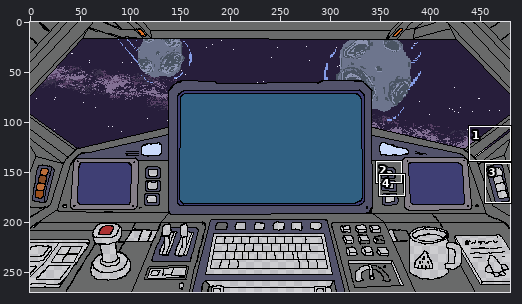
Pixel-art file, stored at Huds/Selectmodemenu/select_mode_menu.aseprite. The picture above shows the old version from afar; the outline marks the close-up.
Close-up. Before the edit:
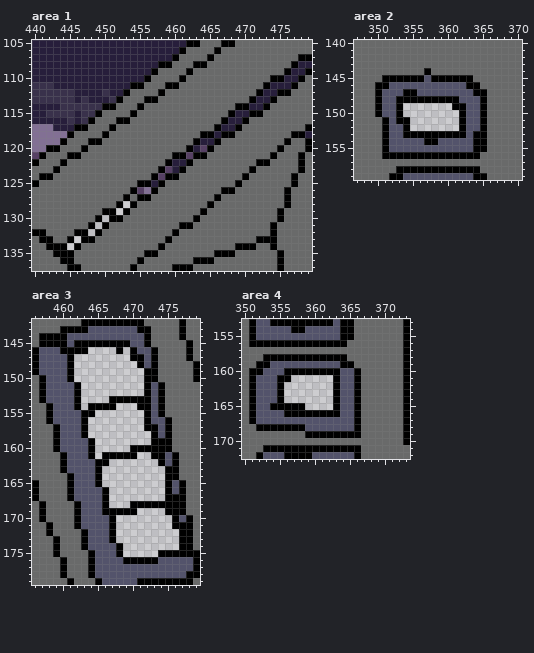
480x270 pixels, 1 frame. Shown: area 1: x 440..479, y 105..137; area 2: x 347..370, y 140..159; area 3: x 456..479, y 142..179; area 4: x 350..373, y 153..172. The commit also changed other parts of the picture, which this record leaves out.
New version:
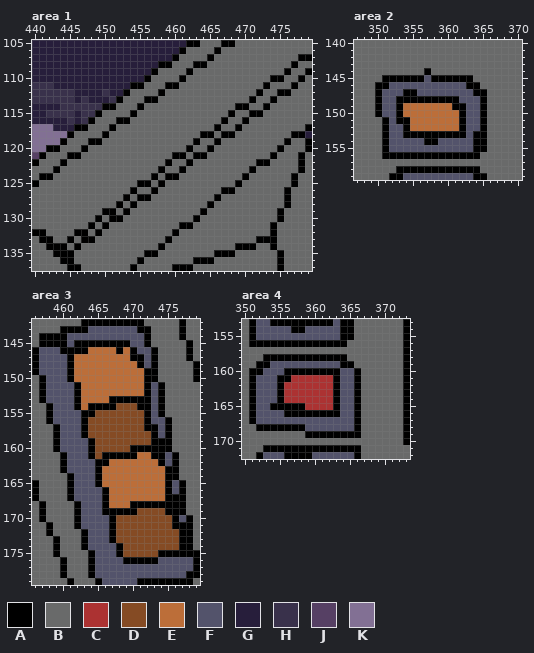
Palette (. is transparent): A #000000  B #696a6a  C #ac3232  D #854b24  E #bc6e39  F #53536b  G #271e3b  H #39314b  J #564064  K #827094
Change:
--- area 1, layer "nave"
@@ x 440..479 @@
 107 GGGGGGGGGGGGGGGGGGGGABBBBABBBBBBBBBBBBAA
-108 GGGGGGGGGGGGGGGGGGAABBBAABBBBBBBBBBBBAGG
-109 GGGGGGGGGGGGGGGGGABBBBABBBBBBBBBBBBBAGGA
-110 GGGGGGGGGGGGGGGGABBBBABBBBBBBBBBBBAAGGAB
-111 HHHGGGGGGGGGGGAABBBAABBBBBBBBBBBBAGGGABB
-112 HHHHHHGGGGHGGABBBBABBBBBBBBBBBBBAGGAABBB
-113 HHHHHHGHGGGHABBBAABBBBBBBBBBBBBAGGABBBBB
-114 GGGGHHHHHHAABBBABBBBBBBBBBBBBAAGGABBBBBB
-115 GGHHHHGHHABBBBABBBBBBBBBBBBBAGGAABBBBBBB
-116 GGGGGHGHABBBAABBBBBBBBBBBBBAGGABBBBBBBBB
-117 KKKGGGAABBBABBBBBBBBBBBBBBAGGABBBBBBBBBA
-118 KKKKKABBBBABBBBBBBBBBBBBAAGAABBBBBBBBAAG
-119 KKKKABBBAABBBBBBBBBBBBBAGGABBBBBBBBBABBA
-120 KKAABBBABBBBBBBBBBBBBBAGJABBBBBBBBBABBBA
-121 JABBBAABBBBBBBBBBBBBAAJAABBBBBBBBBABBBAB
-122 ABBBABBBBBBBBBBBBBBAGGABBBBBBBBBAABBBBAB
-123 BBBABBBBBBBBBBBBBBAJGABBBBBBBBBABBBBBBAB
-124 BAABBBBBBBBBBBBBBAJAABBBBBBBBBABBBBBBABB
-125 ABBBBBBBBBBBBBBAAGABBBBBBBBBBABBBBBBBABB
-126 BBBBBBBBBBBBBBAJKABBBBBBBBBAABBBBBBBABBB
+108 GGGGGGGGGGGGGGGGGGAABBBAABBBBBBBBBBBBABB
+109 GGGGGGGGGGGGGGGGGABBBBABBBBBBBBBBBBBABBA
+110 GGGGGGGGGGGGGGGGABBBBABBBBBBBBBBBBAABBAB
+111 HHHGGGGGGGGGGGAABBBAABBBBBBBBBBBBABBBABB
+112 HHHHHHGGGGHGGABBBBABBBBBBBBBBBBBABBAABBB
+113 HHHHHHGHGGGHABBBAABBBBBBBBBBBBBABBABBBBB
+114 GGGGHHHHHHAABBBABBBBBBBBBBBBBAABBABBBBBB
+115 GGHHHHGHHABBBBABBBBBBBBBBBBBABBAABBBBBBB
+116 GGGGGHGHABBBAABBBBBBBBBBBBBABBABBBBBBBBB
+117 KKKGGGAABBBABBBBBBBBBBBBBBABBABBBBBBBBBA
+118 KKKKKABBBBABBBBBBBBBBBBBAABAABBBBBBBBAAG
+119 KKKKABBBAABBBBBBBBBBBBBABBABBBBBBBBBABBA
+120 KKAABBBABBBBBBBBBBBBBBABBABBBBBBBBBABBBA
+121 JABBBAABBBBBBBBBBBBBAABAABBBBBBBBBABBBAB
+122 ABBBABBBBBBBBBBBBBBABBABBBBBBBBBAABBBBAB
+123 BBBABBBBBBBBBBBBBBABBABBBBBBBBBABBBBBBAB
+124 BAABBBBBBBBBBBBBBABAABBBBBBBBBABBBBBBABB
+125 ABBBBBBBBBBBBBBAABABBBBBBBBBBABBBBBBBABB
+126 BBBBBBBBBBBBBBABBABBBBBBBBBAABBBBBBBABBB
 127 BBBBBBBBBBBBBABAABBBBBBBBBABBBBBBBBBABBB
-128 BBBBBBBBBBBBA.ABBBBBBBBBBABBBBBBBBBBABBB
-129 BBBBBBBBBBAA.ABBBBBBBBBBABBBBBBBBBBABBBB
-130 BBBBBBBBBA.AABBBBBBBBBBABBBBBBBBBBBABBBB
-131 BBBBBBBBA.ABBBBBBBBBBAABBBBBBBBBBBABBBBB
-132 AABBBBAA.ABBBBBBBBBBABBBBBBBBBBBBBABBBBB
-133 BAABBA.AABBBBBBBBBBABBBBBBBBBBBBAAABBBBB
-134 BBAAA.ABBBBBBBBBBBABBBBBBBBBBAAABBABBBBB
+128 BBBBBBBBBBBBABABBBBBBBBBBABBBBBBBBBBABBB
+129 BBBBBBBBBBAABABBBBBBBBBBABBBBBBBBBBABBBB
+130 BBBBBBBBBABAABBBBBBBBBBABBBBBBBBBBBABBBB
+131 BBBBBBBBABABBBBBBBBBBAABBBBBBBBBBBABBBBB
+132 AABBBBAABABBBBBBBBBBABBBBBBBBBBBBBABBBBB
+133 BAABBABAABBBBBBBBBBABBBBBBBBBBBBAAABBBBB
+134 BBAAABABBBBBBBBBBBABBBBBBBBBBAAABBABBBBB
 135 BBBAAABBBBBBBBBBAABBBBBBBBAAABBBBBBABBBB
--- area 2, layer "nave"
@@ x 352..363 @@
 148 FAAAAAAAAAFF
-149 FA.......AAF
-150 FA........AF
-151 FAA.......AF
-152 FFA.......AF
+149 FAEEEEEEEAAF
+150 FAEEEEEEEEAF
+151 FAAEEEEEEEAF
+152 FFAEEEEEEEAF
 153 FFAAAAAAAAAF
--- area 3, layer "nave"
@@ x 456..479 @@
 145 BAAAAFAAAAAAAAFFABBBBBAB
-146 AFFFAAAA....A.AFFABBBBAB
-147 AFFFFA........AAFABBBBAB
-148 AFFFFA.........AFABBBBBA
-149 AFFFFA..........AABBBBBA
-150 BAFFFA..........AABBBBBA
-151 BAFFFFA.........AFABBBBB
-152 BAFFFFA.........AFABBBBB
-153 BAFFFFA....AAAAAAFABBBBB
-154 BBAFFFA.AAAA...AAFABBBBB
-155 BBAFFFFAA.......AFABBBBB
-156 BBAFFFFA........AFFABBBB
-157 BBBAFFFA........AAFABBBB
-158 BBBAFFFA.........AFABBBB
-159 BBBAFFFFA........AAABBBB
-160 BBBAFFFFA.....AAAAAABBBB
-161 BBBBAFFFA.AAAAA..AAFABBB
-162 BBBBAFFFFAA.......AFABBB
-163 BBBBAFFFFA.........AABBB
-164 BBBBBAFFFA.........AABBB
-165 ABBBBAFFFA.........AFABB
-166 ABBBBAFFFFA........AFABB
-167 ABBBBAFFFFA........AAABB
-168 BABBBBAFFFA...AAAAAAAABB
-169 BABBBBAFFFAAAAA....AAABB
-170 BABBBBAFFFFA........AFAB
-171 BBABBBAFFFFA........AAAB
-172 BBABBBBAFFFA.........AAB
-173 BBBABBBAFFFA.........AAB
-174 BBBABBBAFFFFA........AAB
-175 BBBABBBBAFFFA.....AAAAAA
+146 AFFFAAAAEEEEAEAFFABBBBAB
+147 AFFFFAEEEEEEEEAAFABBBBAB
+148 AFFFFAEEEEEEEEEAFABBBBBA
+149 AFFFFAEEEEEEEEEEAABBBBBA
+150 BAFFFAEEEEEEEEEEAABBBBBA
+151 BAFFFFAEEEEEEEEEAFABBBBB
+152 BAFFFFAEEEEEEEEEAFABBBBB
+153 BAFFFFAEEEEAAAAAAFABBBBB
+154 BBAFFFAEAAAADDDAAFABBBBB
+155 BBAFFFFAADDDDDDDAFABBBBB
+156 BBAFFFFADDDDDDDDAFFABBBB
+157 BBBAFFFADDDDDDDDAAFABBBB
+158 BBBAFFFADDDDDDDDDAFABBBB
+159 BBBAFFFFADDDDDDDDAAABBBB
+160 BBBAFFFFADDDDDAAAAAABBBB
+161 BBBBAFFFADAAAAAEEAAFABBB
+162 BBBBAFFFFAAEEEEEEEAFABBB
+163 BBBBAFFFFAEEEEEEEEEAABBB
+164 BBBBBAFFFAEEEEEEEEEAABBB
+165 ABBBBAFFFAEEEEEEEEEAFABB
+166 ABBBBAFFFFAEEEEEEEEAFABB
+167 ABBBBAFFFFAEEEEEEEEAAABB
+168 BABBBBAFFFAEEEAAAAAAAABB
+169 BABBBBAFFFAAAAADDDDAAABB
+170 BABBBBAFFFFADDDDDDDDAFAB
+171 BBABBBAFFFFADDDDDDDDAAAB
+172 BBABBBBAFFFADDDDDDDDDAAB
+173 BBBABBBAFFFADDDDDDDDDAAB
+174 BBBABBBAFFFFADDDDDDDDAAB
+175 BBBABBBBAFFFADDDDDAAAAAA
 176 BBBBABBBAFFFFAAAAAFFFFFA
--- area 4, layer "nave"
@@ x 354..364 @@
 160 FFAAAAAAAAF
-161 FAA......AF
-162 FA.......AF
-163 FA.......AF
-164 FA.......AF
-165 AAAAA....AF
+161 FAACCCCCCAF
+162 FACCCCCCCAF
+163 FACCCCCCCAF
+164 FACCCCCCCAF
+165 AAAAACCCCAF
 166 FFAAAAAAAAF
